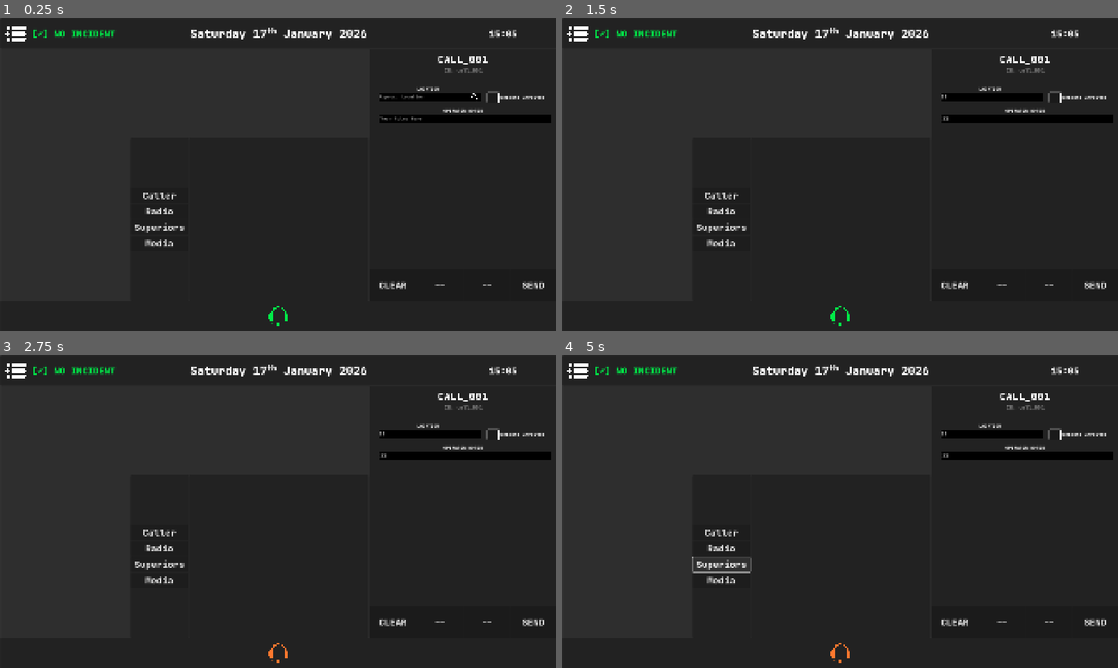
Above: before the commit, frames 1-4 (two rows, left to right).
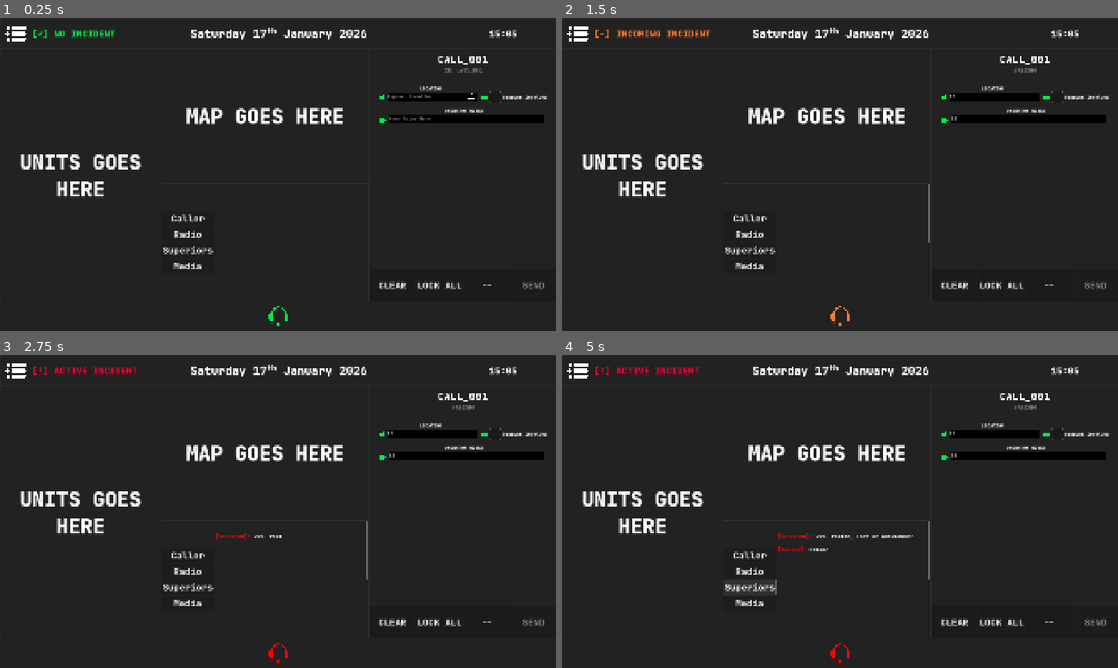
Above: after the commit, the same moments.

Repository: corporal1chicken/dispatch-handling
Game: Godot game, scene res://ui_controller.tscn
The game is run twice, just before and just after one commit, with the same random seed, the same clock (stepped at 60 frames per second) and the same inputs.
Inputs (mouse positions are in pixels of both pictures, inside the frame that each line leads up to):
- Up to frame 1 (0.25 s): no input
- Up to frame 2 (1.5 s): click (990, 96) at 0.52 s; type "12" at 0.6 s; click (1029, 118) at 0.75 s; type "12" at 0.83 s; click (578, 33) at 1.25 s
- Up to frame 3 (2.75 s): click (278, 652) at 2 s
- Up to frame 4 (5 s): click "Caller" at 2.75 s; click "Radio" at 3.5 s; click "Superiors" at 4.25 s

The runs differ from the first frame. In frame 1, 3.1% of the frame differs, in the area x 3-100%, y 21-87%; in frame 2, 3.6%; in frame 3, 3.6%; in frame 4, 4.0%, in the area x 3-100%, y 3-99%.

Commit message:
Field Locking + More Changes

Diff:
--- a/autoloads/game_cycle.gd
+++ b/autoloads/game_cycle.gd
@@ -1,7 +1,7 @@
 extends Node
 
 const CALL_FOLDER: String = "res://data/calls/"
-const TIME_BETWEEN_CALLS: float = 10.0
+const TIME_BETWEEN_CALLS: float = 1.0
 
 var current_shift: String = "shift_001"
 var shift_calls: Array = []
--- a/autoloads/signals.gd
+++ b/autoloads/signals.gd
@@ -9,3 +9,5 @@
 signal call_finished()
 
 signal report_sent()
+
+signal field_lock_change(type: String)
--- a/data/calls/shift_001/call_001.json
+++ b/data/calls/shift_001/call_001.json
@@ -4,7 +4,8 @@
 	"title": "break in",
 	"number": "unknown",
 	"report_answers": {
-		"location": "32 London Road"
+		"location": "32 London Road",
+		"weapon_involved": "true"
 	},
 	"tags": ["large_weapon", "potential_victim", "multiple_suspects"],
 	"transcript": [
--- /dev/null
+++ b/resources/scripts/report_field.gd
@@ -0,0 +1,13 @@
+extends Panel
+class_name ReportField
+
+@export var title: String = "None Set"
+@export var required: bool = false
+@export var field_locked: bool = false
+@export var default_value: Variant
+@export var key: String = "None Set"
+
+var textures = {
+	locked = preload("res://assets/icons/lock/locked_red.png"),
+	unlocked = preload("res://assets/icons/lock/unlocked_green.png")
+}
--- a/scenes/main_screen.tscn
+++ b/scenes/main_screen.tscn
@@ -117,8 +117,8 @@
 [node name="messages" parent="." instance=ExtResource("2_aum10")]
 layout_mode = 1
 anchors_preset = -1
-anchor_left = 0.33828124
-anchor_top = 0.3824074
+anchor_left = 0.28958333
+anchor_top = 0.5287037
 anchor_right = 0.6617187
 anchor_bottom = 0.90092593
 offset_left = 0.0
@@ -202,15 +202,14 @@
 vertical_alignment = 1
 
 [node name="map" type="Panel" parent="."]
-visible = false
-layout_mode = 1
-anchors_preset = 1
-anchor_left = 1.0
-anchor_right = 1.0
-offset_left = -882.0
-offset_top = 107.0
-offset_bottom = 517.0
+layout_mode = 1
+anchors_preset = -1
+anchor_left = 0.29010418
+anchor_top = 0.09907407
+anchor_right = 0.66197914
+anchor_bottom = 0.52592593
 grow_horizontal = 0
+metadata/_edit_use_anchors_ = true
 
 [node name="temporary" type="RichTextLabel" parent="map"]
 layout_mode = 1
@@ -299,15 +298,13 @@
 text = "SEND"
 
 [node name="units" type="Panel" parent="."]
-visible = false
-layout_mode = 1
-anchors_preset = 4
-anchor_top = 0.5
-anchor_bottom = 0.5
-offset_top = -433.0
-offset_right = 371.0
-offset_bottom = 276.0
-grow_vertical = 2
+layout_mode = 1
+anchors_preset = -1
+anchor_top = 0.09907407
+anchor_right = 0.28854167
+anchor_bottom = 0.90092593
+grow_vertical = 2
+metadata/_edit_use_anchors_ = true
 
 [node name="temporary" type="RichTextLabel" parent="units"]
 layout_mode = 1
@@ -316,6 +313,7 @@
 anchor_bottom = 1.0
 offset_left = -1.0
 offset_right = -1.0
+offset_bottom = 5.0
 grow_horizontal = 2
 grow_vertical = 2
 theme_override_font_sizes/normal_font_size = 70
--- a/scenes/sections/bottom_bar/bottom_bar.gd
+++ b/scenes/sections/bottom_bar/bottom_bar.gd
@@ -13,10 +13,10 @@
 
 func _on_call_pressed():
 	Signals.call_accepted.emit()
-	$call.texture_normal = styles.orange
+	$call.texture_normal = styles.red
 
 func _on_new_call(_call_data):
-	$call.texture_normal = styles.red
+	$call.texture_normal = styles.orange
 
 func _on_call_finished():
 	$call.texture_normal = styles.green
--- a/scenes/sections/messages/messages.gd
+++ b/scenes/sections/messages/messages.gd
@@ -36,7 +36,7 @@
 			new_label.text = "[color=red][%s]: [color=white]%s" % [info.user, info.message]
 			new_label.name = str(index)
 
-			new_label.position = Vector2(30, current_y)
+			new_label.position = Vector2(189.0, current_y)
 			current_y += SPACING_BETWEEN_MESSAGE
 
 	call_holder.custom_minimum_size.y = SPACING_BETWEEN_MESSAGE * call_data.transcript.size()
--- a/scenes/sections/messages/messages.tscn
+++ b/scenes/sections/messages/messages.tscn
@@ -8,56 +8,12 @@
 anchor_top = 1.0
 anchor_right = 0.5
 anchor_bottom = 1.0
-offset_left = -281.0
+offset_left = -433.0
 offset_top = -454.0
 offset_right = 340.0
 grow_horizontal = 2
 grow_vertical = 0
 script = ExtResource("1_7y7tx")
-
-[node name="buttons" type="Panel" parent="."]
-layout_mode = 1
-anchors_preset = 4
-anchor_top = 0.5
-anchor_bottom = 0.5
-offset_left = -201.0
-offset_top = -280.0
-offset_right = -2.0
-offset_bottom = 280.0
-grow_vertical = 2
-
-[node name="HBoxContainer" type="VBoxContainer" parent="buttons"]
-layout_mode = 1
-anchors_preset = 15
-anchor_right = 1.0
-anchor_bottom = 1.0
-grow_horizontal = 2
-grow_vertical = 2
-alignment = 1
-
-[node name="caller" type="Button" parent="buttons/HBoxContainer"]
-layout_mode = 2
-size_flags_horizontal = 3
-theme_override_font_sizes/font_size = 32
-text = "Caller"
-
-[node name="radio" type="Button" parent="buttons/HBoxContainer"]
-layout_mode = 2
-size_flags_horizontal = 3
-theme_override_font_sizes/font_size = 32
-text = "Radio"
-
-[node name="superiors" type="Button" parent="buttons/HBoxContainer"]
-layout_mode = 2
-size_flags_horizontal = 3
-theme_override_font_sizes/font_size = 32
-text = "Superiors"
-
-[node name="media" type="Button" parent="buttons/HBoxContainer"]
-layout_mode = 2
-size_flags_horizontal = 3
-theme_override_font_sizes/font_size = 32
-text = "Media"
 
 [node name="temporary" type="RichTextLabel" parent="."]
 visible = false
@@ -76,12 +32,10 @@
 visible = false
 layout_mode = 1
 anchors_preset = -1
-anchor_left = 0.04117647
-anchor_top = 0.028571429
-anchor_right = 0.9588235
-anchor_bottom = 0.12857144
-offset_left = 2.0
-offset_right = 2.0
+anchor_left = 0.27554983
+anchor_top = 0.028634362
+anchor_right = 1.0129366
+anchor_bottom = 0.12863438
 grow_horizontal = 2
 theme_override_font_sizes/normal_font_size = 18
 bbcode_enabled = true
@@ -117,3 +71,38 @@
 
 [node name="Timer" type="Timer" parent="."]
 one_shot = true
+
+[node name="HBoxContainer" type="VBoxContainer" parent="."]
+layout_mode = 1
+anchors_preset = 4
+anchor_top = 0.5
+anchor_bottom = 0.5
+offset_top = -225.0
+offset_right = 177.0
+offset_bottom = 225.0
+grow_vertical = 2
+alignment = 1
+
+[node name="caller" type="Button" parent="HBoxContainer"]
+layout_mode = 2
+size_flags_horizontal = 3
+theme_override_font_sizes/font_size = 32
+text = "Caller"
+
+[node name="radio" type="Button" parent="HBoxContainer"]
+layout_mode = 2
+size_flags_horizontal = 3
+theme_override_font_sizes/font_size = 32
+text = "Radio"
+
+[node name="superiors" type="Button" parent="HBoxContainer"]
+layout_mode = 2
+size_flags_horizontal = 3
+theme_override_font_sizes/font_size = 32
+text = "Superiors"
+
+[node name="media" type="Button" parent="HBoxContainer"]
+layout_mode = 2
+size_flags_horizontal = 3
+theme_override_font_sizes/font_size = 32
+text = "Media"
--- /dev/null
+++ b/scenes/sections/report/fields/dropdown/dropdown.gd
@@ -0,0 +1,29 @@
+extends ReportField
+
+
+
+func _on_expand_pressed() -> void:
+	pass # Replace with function body.
+
+
+func _on_expand_mouse_exited() -> void:
+	pass # Replace with function body.
+
+func retrieve_field():
+	pass
+
+func lock_field():
+	field_locked = true
+	$expand.disabled = true
+	$lock_field.texture_normal = textures.locked
+	Signals.field_lock_change.emit("locked")
+
+
+func _on_lock_field_pressed() -> void:
+	if field_locked:
+		field_locked = false
+		$lock_field.texture_normal = textures.unlocked
+		$expand.disabled = false
+		Signals.field_lock_change.emit("unlocked")
+	else:
+		lock_field()
--- /dev/null
+++ b/scenes/sections/report/fields/dropdown/dropdown.tscn
@@ -0,0 +1,179 @@
+[gd_scene load_steps=7 format=3 uid="uid://c8yaap8r7a7xb"]
+
+[ext_resource type="Script" uid="uid://deg7txhxgv76m" path="res://scenes/sections/report/fields/dropdown/dropdown.gd" id="1_3q0xw"]
+[ext_resource type="StyleBox" uid="uid://bybupvcmomlbp" path="res://resources/styles/lineedit_normal.tres" id="2_8xwbb"]
+[ext_resource type="Texture2D" uid="uid://cdpk3qae86a76" path="res://assets/icons/warning/white.png" id="3_yecjq"]
+[ext_resource type="Texture2D" uid="uid://dfkv5cn4qhxnb" path="res://assets/icons/lock/unlocked_green.png" id="4_yjoa8"]
+
+[sub_resource type="StyleBoxFlat" id="StyleBoxFlat_lncdm"]
+content_margin_left = 0.0
+content_margin_top = 0.0
+content_margin_right = 0.0
+content_margin_bottom = 0.0
+bg_color = Color(0.101960786, 0.101960786, 0.101960786, 0)
+corner_radius_top_left = 3
+corner_radius_top_right = 3
+corner_radius_bottom_right = 3
+corner_radius_bottom_left = 3
+corner_detail = 5
+
+[sub_resource type="StyleBoxFlat" id="StyleBoxFlat_8xwbb"]
+content_margin_left = 4.0
+content_margin_top = 4.0
+content_margin_right = 4.0
+content_margin_bottom = 4.0
+bg_color = Color(0, 0, 0, 1)
+border_width_left = 1
+border_width_top = 1
+border_width_right = 1
+border_width_bottom = 1
+border_color = Color(1, 1, 1, 1)
+corner_radius_top_left = 3
+corner_radius_top_right = 3
+corner_radius_bottom_right = 3
+corner_radius_bottom_left = 3
+corner_detail = 5
+
+[node name="dropdown" type="Panel"]
+anchors_preset = -1
+anchor_left = 0.42552084
+anchor_top = 0.45462963
+anchor_right = 0.50885415
+anchor_bottom = 0.5277778
+grow_horizontal = 2
+grow_vertical = 2
+theme_override_styles/panel = SubResource("StyleBoxFlat_lncdm")
+script = ExtResource("1_3q0xw")
+metadata/_edit_use_anchors_ = true
+
+[node name="title" type="RichTextLabel" parent="."]
+layout_mode = 1
+anchors_preset = -1
+anchor_right = 1.0000001
+anchor_bottom = 0.41688567
+text = "TITLE GOES HERE"
+horizontal_alignment = 1
+vertical_alignment = 1
+metadata/_edit_use_anchors_ = true
+
+[node name="field" type="Panel" parent="."]
+layout_mode = 1
+anchors_preset = -1
+anchor_left = 0.016393442
+anchor_top = 0.4556962
+anchor_right = 1.0163934
+anchor_bottom = 0.84810126
+theme_override_styles/panel = ExtResource("2_8xwbb")
+metadata/_edit_use_anchors_ = true
+
+[node name="required" type="TextureRect" parent="."]
+layout_mode = 1
+anchors_preset = 6
+anchor_left = 1.0
+anchor_top = 0.5
+anchor_right = 1.0
+anchor_bottom = 0.5
+offset_left = -27.0
+offset_top = -0.5
+offset_right = -5.0
+offset_bottom = 21.5
+grow_horizontal = 0
+grow_vertical = 2
+texture = ExtResource("3_yecjq")
+expand_mode = 1
+stretch_mode = 4
+
+[node name="lock_field" type="TextureButton" parent="."]
+layout_mode = 1
+anchors_preset = -1
+anchor_left = -0.14375
+anchor_top = 0.5316456
+anchor_right = -0.00625
+anchor_bottom = 0.8101266
+grow_vertical = 2
+texture_normal = ExtResource("4_yjoa8")
+ignore_texture_size = true
+stretch_mode = 4
+metadata/_edit_use_anchors_ = true
+
+[node name="expand" type="Button" parent="."]
+layout_mode = 1
+anchors_preset = -1
+anchor_left = 0.6999998
+anchor_top = 0.46835443
+anchor_right = 0.7874998
+anchor_bottom = 0.79746836
+theme_override_font_sizes/font_size = 12
+theme_override_styles/normal = SubResource("StyleBoxFlat_8xwbb")
+text = "↓"
+metadata/_edit_use_anchors_ = true
+
+[node name="menu" type="Panel" parent="expand"]
+visible = false
+layout_mode = 1
+anchors_preset = -1
+anchor_left = -7.7857165
+anchor_top = 1.3076923
+anchor_right = 3.6428561
+anchor_bottom = 4.0384617
+offset_left = 1.5258789e-05
+metadata/_edit_use_anchors_ = true
+
+[node name="1" type="Button" parent="expand/menu"]
+layout_mode = 1
+anchors_preset = -1
+anchor_left = 0.125
+anchor_right = 0.875
+anchor_bottom = 0.1971831
+size_flags_vertical = 3
+metadata/_edit_use_anchors_ = true
+
+[node name="2" type="Button" parent="expand/menu"]
+layout_mode = 1
+anchors_preset = -1
+anchor_left = 0.125
+anchor_top = 0.2535211
+anchor_right = 0.875
+anchor_bottom = 0.46478873
+size_flags_vertical = 3
+metadata/_edit_use_anchors_ = true
+
+[node name="3" type="Button" parent="expand/menu"]
+layout_mode = 1
+anchors_preset = -1
+anchor_left = 0.125
+anchor_top = 0.52112675
+anchor_right = 0.875
+anchor_bottom = 0.73239434
+size_flags_vertical = 3
+metadata/_edit_use_anchors_ = true
+
+[node name="4" type="Button" parent="expand/menu"]
+layout_mode = 1
+anchors_preset = -1
+anchor_left = 0.125
+anchor_top = 0.7887324
+anchor_right = 0.875
+anchor_bottom = 1.0
+size_flags_vertical = 3
+metadata/_edit_use_anchors_ = true
+
+[node name="option_text" type="RichTextLabel" parent="."]
+layout_mode = 1
+anchors_preset = -1
+anchor_left = 0.025
+anchor_top = 0.49367088
+anchor_right = 0.68125
+anchor_bottom = 0.7848101
+text = "None Set"
+horizontal_alignment = 1
+vertical_alignment = 1
+metadata/_edit_use_anchors_ = true
+
+[connection signal="focus_exited" from="field" to="." method="_on_field_focus_exited"]
+[connection signal="gui_input" from="field" to="." method="_on_field_gui_input"]
+[connection signal="mouse_entered" from="field" to="." method="_on_field_mouse_entered"]
+[connection signal="mouse_exited" from="field" to="." method="_on_field_mouse_exited"]
+[connection signal="pressed" from="lock_field" to="." method="_on_lock_field_pressed"]
+[connection signal="mouse_exited" from="expand" to="." method="_on_expand_mouse_exited"]
+[connection signal="pressed" from="expand" to="." method="_on_expand_pressed"]
--- a/scenes/sections/report/fields/input/input.gd
+++ b/scenes/sections/report/fields/input/input.gd
@@ -1,15 +1,15 @@
-extends Panel
+extends ReportField
 
 @export_category("Input Field")
-@export var title: String = "None Set"
 @export var placeholder_text: String = "None Set"
-@export var required: bool = false
 
 # Godot Specific Functions
 func _ready():
 	$title.text = title
 	$field.placeholder_text = placeholder_text
 	$required.visible = true if required else false
+
+	$lock_field.texture_normal = textures.locked if field_locked else textures.unlocked
 
 # UI Functions
 func _on_field_mouse_entered() -> void:
@@ -18,20 +18,27 @@
 func _on_field_mouse_exited() -> void:
 	$field.release_focus()
 
-func _on_field_gui_input(event: InputEvent) -> void:
-	if event is InputEventMouseButton and event.pressed:
-		reset_field()
-
 func _on_field_focus_exited() -> void:
 	if $field.text == "" and required:
 		$required.visible = true
 	else:
 		$required.visible = false
 
+func _on_lock_field_pressed():
+	if field_locked:
+		field_locked = false
+		$field.editable = true
+		$lock_field.texture_normal = textures.unlocked
+		Signals.field_lock_change.emit("unlocked")
+	else:
+		lock_field()
+
 # Helper Functions
-func retrieve_field() -> String:
-	return $field.text if $field.text != "" else "None"
+func retrieve_field():
+	return $field.text if $field.text != "" else null
 
-func reset_field():
-	$field.text = ""
-	$required.visible = true if required else false
+func lock_field():
+	field_locked = true
+	$field.editable = false
+	$lock_field.texture_normal = textures.locked
+	Signals.field_lock_change.emit("locked")
--- a/scenes/sections/report/fields/input/input.tscn
+++ b/scenes/sections/report/fields/input/input.tscn
@@ -1,9 +1,10 @@
-[gd_scene load_steps=6 format=3 uid="uid://bb3veltw1t7us"]
+[gd_scene load_steps=7 format=3 uid="uid://bb3veltw1t7us"]
 
 [ext_resource type="Script" uid="uid://bg64kjtctv0v1" path="res://scenes/sections/report/fields/input/input.gd" id="1_lncdm"]
 [ext_resource type="Texture2D" uid="uid://cdpk3qae86a76" path="res://assets/icons/warning/white.png" id="1_w8en7"]
 [ext_resource type="StyleBox" uid="uid://bybupvcmomlbp" path="res://resources/styles/lineedit_normal.tres" id="2_viyi0"]
 [ext_resource type="StyleBox" uid="uid://dmdmsnk6npaau" path="res://resources/styles/lineedit_focus.tres" id="3_74b45"]
+[ext_resource type="Texture2D" uid="uid://dfkv5cn4qhxnb" path="res://assets/icons/lock/unlocked_green.png" id="5_74b45"]
 
 [sub_resource type="StyleBoxFlat" id="StyleBoxFlat_lncdm"]
 content_margin_left = 0.0
@@ -68,8 +69,23 @@
 expand_mode = 1
 stretch_mode = 4
 
+[node name="lock_field" type="TextureButton" parent="."]
+layout_mode = 1
+anchors_preset = 4
+anchor_top = 0.5
+anchor_bottom = 0.5
+offset_left = -23.0
+offset_top = 2.5
+offset_right = -1.0
+offset_bottom = 24.5
+grow_vertical = 2
+texture_normal = ExtResource("5_74b45")
+ignore_texture_size = true
+stretch_mode = 4
+
 [connection signal="focus_exited" from="field" to="." method="_on_field_focus_exited"]
 [connection signal="gui_input" from="field" to="." method="_on_field_gui_input"]
 [connection signal="mouse_entered" from="field" to="." method="_on_field_mouse_entered"]
 [connection signal="mouse_exited" from="field" to="." method="_on_field_mouse_exited"]
 [connection signal="text_changed" from="field" to="." method="_on_field_text_changed"]
+[connection signal="pressed" from="lock_field" to="." method="_on_lock_field_pressed"]
--- a/scenes/sections/report/fields/tickbox/tickbox.gd
+++ b/scenes/sections/report/fields/tickbox/tickbox.gd
@@ -1,16 +1,13 @@
-extends Panel
+extends ReportField
 
 @export_category("TickBox Field")
-@export var title: String = "None Set"
 @export var is_checked: bool = false
-@export var default_value: bool = false
-@export var required: bool = false
-
-var tick_texture = preload("res://assets/icons/tick/white.png")
 
 func _ready():
 	$title.text = title
 	$tick/TextureRect.visible = is_checked
+
+	$lock_field.texture_normal = textures.locked if field_locked else textures.unlocked
 
 func _on_button_pressed() -> void:
 	is_checked = not is_checked
@@ -23,3 +20,18 @@
 func reset_field():
 	is_checked = default_value
 	$tick/TextureRect.visible = is_checked
+
+func _on_lock_field_pressed() -> void:
+	if field_locked:
+		Signals.field_lock_change.emit("unlocked")
+		field_locked = false
+		$tick/button.disabled = false
+		$lock_field.texture_normal = textures.unlocked
+	else:
+		lock_field()
+
+func lock_field():
+	field_locked = true
+	$tick/button.disabled = true
+	$lock_field.texture_normal = textures.locked
+	Signals.field_lock_change.emit("locked")
--- a/scenes/sections/report/fields/tickbox/tickbox.tscn
+++ b/scenes/sections/report/fields/tickbox/tickbox.tscn
@@ -1,8 +1,9 @@
-[gd_scene load_steps=7 format=3 uid="uid://b7n5qfqthesmn"]
+[gd_scene load_steps=8 format=3 uid="uid://b7n5qfqthesmn"]
 
 [ext_resource type="Script" uid="uid://ca4vb84r0241y" path="res://scenes/sections/report/fields/tickbox/tickbox.gd" id="1_bjy62"]
 [ext_resource type="Texture2D" uid="uid://cdpk3qae86a76" path="res://assets/icons/warning/white.png" id="2_ejqmc"]
 [ext_resource type="Texture2D" uid="uid://dyhkjycqw1ow0" path="res://assets/icons/tick/white.png" id="3_u81bt"]
+[ext_resource type="Texture2D" uid="uid://dfkv5cn4qhxnb" path="res://assets/icons/lock/unlocked_green.png" id="4_wm8f2"]
 
 [sub_resource type="StyleBoxFlat" id="StyleBoxFlat_lncdm"]
 content_margin_left = 0.0
@@ -117,4 +118,19 @@
 grow_vertical = 2
 theme_override_styles/normal = SubResource("StyleBoxFlat_7mx58")
 
+[node name="lock_field" type="TextureButton" parent="."]
+layout_mode = 1
+anchors_preset = 4
+anchor_top = 0.5
+anchor_bottom = 0.5
+offset_left = -28.0
+offset_top = -11.0
+offset_right = -6.0
+offset_bottom = 11.0
+grow_vertical = 2
+texture_normal = ExtResource("4_wm8f2")
+ignore_texture_size = true
+stretch_mode = 4
+
 [connection signal="pressed" from="tick/button" to="." method="_on_button_pressed"]
+[connection signal="pressed" from="lock_field" to="." method="_on_lock_field_pressed"]
--- a/scenes/sections/report/report.gd
+++ b/scenes/sections/report/report.gd
@@ -4,32 +4,71 @@
 
 var fields_completed: int = 0
 var current_call_data: Dictionary
+var initial_report_data: Dictionary
+
+var required: int = 0
+var total: int = 0
 
 # Godot Specific Functions
 func _ready():
 	Signals.call_recieved.connect(_on_call_recieved)
+	Signals.field_lock_change.connect(_on_field_lock_change)
+
+	total = $fields.get_child_count()
 
 # UI Functions
 func _on_send_pressed():
 	fields_completed = 0
+	var data: Dictionary = {}
+
+	#for field in fields.get_children():
+	#	if not field.required: continue
+	#
+	#	if field.retrieve_field() == null:
+	#		print("Field cannot be empty")
+	#		break
+	#	else:
+	#		fields_completed += 1
 
 	for field in fields.get_children():
-		if not field.required: continue
+		var response = field.retrieve_field()
 
-		if field.retrieve_field() == "None":
-			print("Field cannot be empty")
-			break
+		if field.required:
+			if response == null:
+				print("%s cannot be empty" % field.key)
+				break
+			else:
+				fields_completed += 1
 		else:
 			fields_completed += 1
 
+		data[field.key] = response
+
 	if fields_completed == fields.get_child_count():
-		print("Form completed")
+		initial_report_data = data
+		Signals.report_sent.emit()
 
 func _on_clear_pressed() -> void:
 	for field in fields.get_children():
 		field.reset_field()
 
+func _on_lock_all_pressed():
+	for field in fields.get_children():
+		field.lock_field()
+
 # Signal Functions
 func _on_call_recieved(call_data: Dictionary):
 	current_call_data = call_data
 	$id.text = call_data.external_id
+
+func _on_field_lock_change(type: String):
+	match type:
+		"locked":
+			required += 1
+		"unlocked":
+			required -= 1
+
+	if required == total:
+		$buttons/HBoxContainer/send.disabled = false
+	else:
+		$buttons/HBoxContainer/send.disabled = true
--- a/scenes/sections/report/report.tscn
+++ b/scenes/sections/report/report.tscn
@@ -1,8 +1,9 @@
-[gd_scene load_steps=4 format=3 uid="uid://c2kh51m080v1g"]
+[gd_scene load_steps=5 format=3 uid="uid://c2kh51m080v1g"]
 
 [ext_resource type="Script" uid="uid://dos67gx6vexmt" path="res://scenes/sections/report/report.gd" id="1_krapo"]
 [ext_resource type="PackedScene" uid="uid://bb3veltw1t7us" path="res://scenes/sections/report/fields/input/input.tscn" id="2_v08cn"]
 [ext_resource type="PackedScene" uid="uid://b7n5qfqthesmn" path="res://scenes/sections/report/fields/tickbox/tickbox.tscn" id="3_3tgbq"]
+[ext_resource type="PackedScene" uid="uid://c8yaap8r7a7xb" path="res://scenes/sections/report/fields/dropdown/dropdown.tscn" id="4_xkocl"]
 
 [node name="report" type="Panel"]
 anchors_preset = -1
@@ -101,7 +102,7 @@
 layout_mode = 2
 size_flags_horizontal = 3
 theme_override_font_sizes/font_size = 32
-text = "--"
+text = "LOCK ALL"
 
 [node name="none2" type="Button" parent="buttons/HBoxContainer"]
 layout_mode = 2
@@ -113,6 +114,7 @@
 layout_mode = 2
 size_flags_horizontal = 3
 theme_override_font_sizes/font_size = 32
+disabled = true
 text = "SEND"
 
 [node name="fields" type="Control" parent="."]
@@ -126,37 +128,49 @@
 
 [node name="location" parent="fields" instance=ExtResource("2_v08cn")]
 layout_mode = 1
-anchor_left = 0.041795675
-anchor_top = 0.16467462
-anchor_right = 0.58359146
-anchor_bottom = 0.2378228
+anchor_left = 0.08668733
+anchor_top = 0.16334662
+anchor_right = 0.56965953
+anchor_bottom = 0.23649478
 grow_horizontal = 1
 grow_vertical = 1
+placeholder_text = "Approx. Location"
 title = "LOCATION"
-placeholder_text = "Approx. Location"
 required = true
+key = "location"
 
 [node name="notes" parent="fields" instance=ExtResource("2_v08cn")]
 layout_mode = 1
-anchor_left = 0.041795675
+anchor_left = 0.089783296
 anchor_top = 0.26427624
-anchor_right = 0.9566565
+anchor_right = 0.9226008
 anchor_bottom = 0.3374244
-grow_horizontal = 1
-grow_vertical = 1
+placeholder_text = "Your Notes Here"
 title = "OPERATOR NOTES"
-placeholder_text = "Your Notes Here"
+key = "notes"
 
 [node name="weapons_involved" parent="fields" instance=ExtResource("3_3tgbq")]
 layout_mode = 1
-anchor_left = 0.628483
-anchor_top = 0.18857902
-anchor_right = 0.970764
-anchor_bottom = 0.24901505
+anchor_left = 0.6408669
+anchor_top = 0.187251
+anchor_right = 0.98314786
+anchor_bottom = 0.24768703
 grow_horizontal = 1
 grow_vertical = 1
 title = "Weapons Involved"
 required = true
+default_value = false
+key = "weapon_involved"
+
+[node name="dropdown" parent="fields" instance=ExtResource("4_xkocl")]
+visible = false
+layout_mode = 1
+anchor_top = 0.43824703
+anchor_right = 0.6625387
+anchor_bottom = 0.5498008
+grow_horizontal = 1
+grow_vertical = 1
 
 [connection signal="pressed" from="buttons/HBoxContainer/clear" to="." method="_on_clear_pressed"]
+[connection signal="pressed" from="buttons/HBoxContainer/none" to="." method="_on_lock_all_pressed"]
 [connection signal="pressed" from="buttons/HBoxContainer/send" to="." method="_on_send_pressed"]
--- a/scenes/sections/top_bar/top_bar.gd
+++ b/scenes/sections/top_bar/top_bar.gd
@@ -5,15 +5,15 @@
 var statuses: Dictionary = {
 	active = {
 		text = "[!] ACTIVE INCIDENT",
-		hex = "ff782e"
+		hex = "f90032" # Red
 	},
 	none = {
 		text = "[✓] NO INCIDENT",
-		hex = "00ea48",
+		hex = "00ea48", # Green
 	},
 	incoming = {
 		text = "[-] INCOMING INCIDENT",
-		hex = "f90032"
+		hex = "ff782e" # Orange
 	}
 }
 
Binary file added: assets/icons/lock/locked_black.png
Not shown, added: assets/icons/lock/locked_black.png.import
Binary file added: assets/icons/lock/locked_red.png
Not shown, added: assets/icons/lock/locked_red.png.import
Binary file added: assets/icons/lock/locked_white.png
Not shown, added: assets/icons/lock/locked_white.png.import
Binary file added: assets/icons/lock/unlocked_black.png
Not shown, added: assets/icons/lock/unlocked_black.png.import
Binary file added: assets/icons/lock/unlocked_green.png
Not shown, added: assets/icons/lock/unlocked_green.png.import
Binary file added: assets/icons/lock/unlocked_white.png
Not shown, added: assets/icons/lock/unlocked_white.png.import
(and 2 more such lines)
